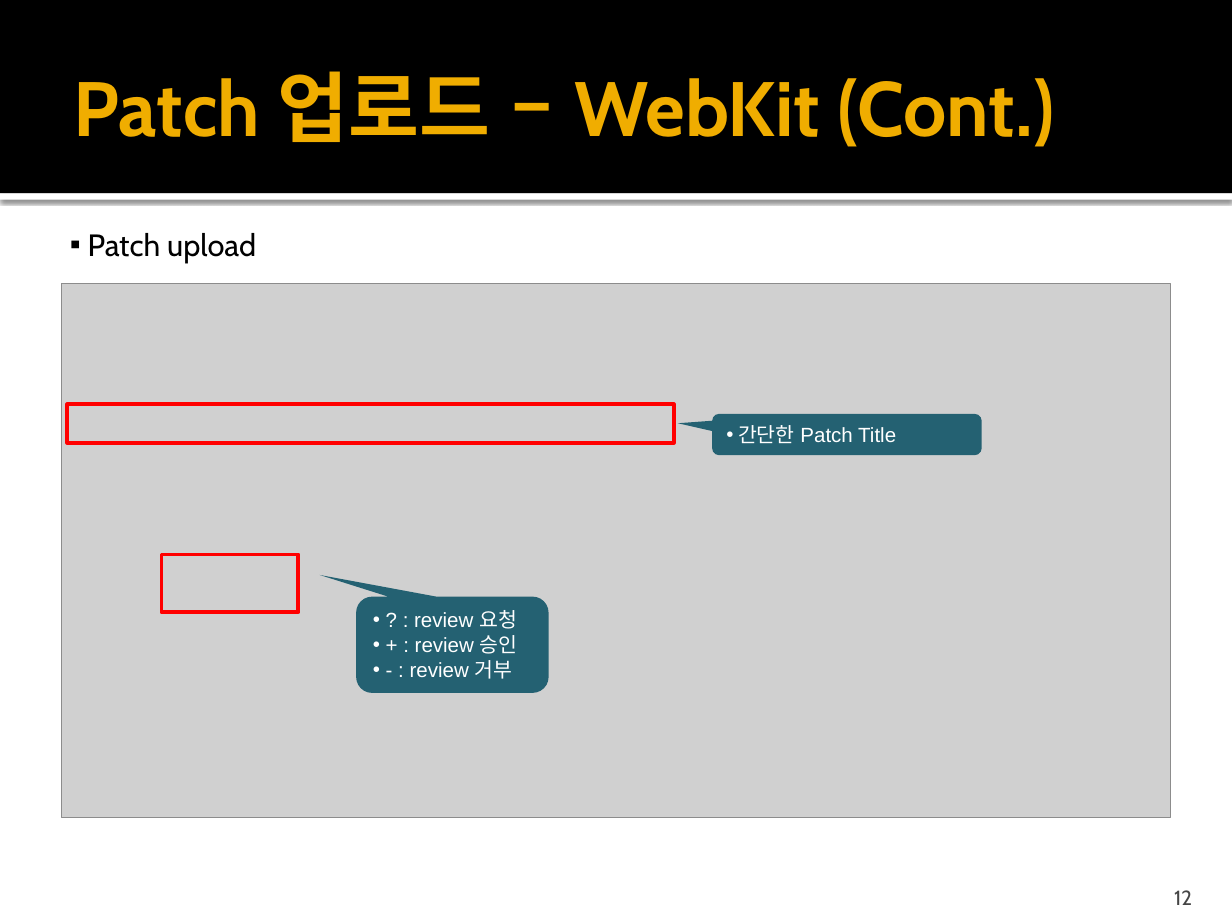
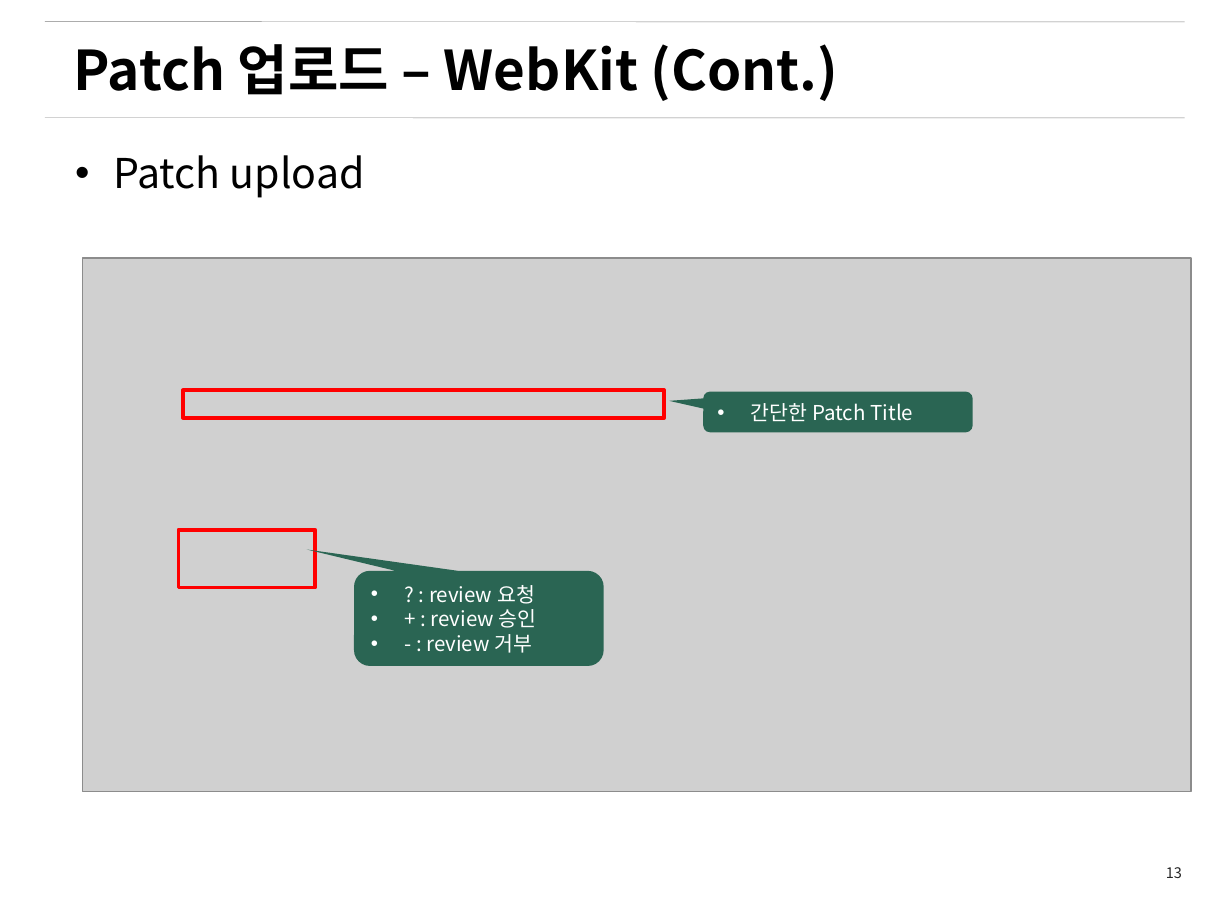
Before and after one commit to Gyuyoung/document, a slide deck: slide 13 of WebKitChromiumContributionProcess.pptx (slide 12 before the commit). Drawn at 1232x924 pixels with LibreOffice and Linux fonts; fonts in the diff are those of the drawing; grey boxes stand for pictures; background and template pictures are left out. Boxes give left, top, right and bottom in pixels: in the first picture for what was removed or moved away, otherwise in the second. Text is boxed around its words. In the diff, an @@ line names an element or a change of style, - is before the commit and + after.

```diff
--- a/WebKitChromiumContributionProcess.pptx
+++ b/WebKitChromiumContributionProcess.pptx
@@ rectangle removed at (x1=0, y1=0, x2=1232, y2=193) @@
@@ line added from (44, 22) to (1185, 22), #808080 0.26 pt @@
@@ text "Patch 업로드 – WebKit (Cont.)" at (x1=74, y1=44, x2=838, y2=101): size 45 to 32 pt, font Cabin to Noto Sans CJK KR, text colour #F0AD00 to #000000 @@
@@ line added from (44, 118) to (1185, 118), #808080 0.26 pt @@
@@ text "Patch upload" moved from (x1=88, y1=233, x2=256, y2=263) to (x1=113, y1=155, x2=365, y2=198) @@
@@ text "Patch upload" at (x1=113, y1=155, x2=365, y2=198): size 18 to 24 pt, font Cabin to Noto Sans CJK KR; bullet ▪ to • @@
@@ rectangle removed at (x1=0, y1=193, x2=1232, y2=200) @@
@@ picture moved from (x1=62, y1=283, x2=1170, y2=817) to (x1=83, y1=257, x2=1191, y2=791) @@
@@ rectangle at (x1=184, y1=391, x2=665, y2=418): outline #FF0000 2.25 pt to #FF0000 2.24 pt @@
@@ rectangle resized from (x1=68, y1=404, x2=674, y2=442) to (x1=184, y1=391, x2=665, y2=418) @@
@@ rounded speech box "간단한 Patch Title" moved from (x1=712, y1=414, x2=982, y2=456) to (x1=703, y1=392, x2=973, y2=432) @@
@@ rounded speech box "간단한 Patch Title" at (x1=703, y1=392, x2=973, y2=432): font Arial to Noto Sans CJK KR; fill #246172 to #2A6553 @@
@@ rectangle moved from (x1=161, y1=554, x2=298, y2=612) to (x1=179, y1=530, x2=315, y2=588) @@
@@ rectangle at (x1=179, y1=530, x2=315, y2=588): outline #FF0000 2.25 pt to #FF0000 2.24 pt @@
@@ rounded speech box "? : review 요청" at (x1=354, y1=570, x2=604, y2=665): font Arial to Noto Sans CJK KR; fill #246172 to #2A6553 @@
@@ rounded speech box "? : review 요청" resized from (x1=356, y1=596, x2=548, y2=692) to (x1=354, y1=570, x2=604, y2=665) @@
@@ page number added at (x1=1166, y1=867, x2=1182, y2=878), 8.5 pt, text #262626 @@
+13
@@ page number removed at (x1=1174, y1=890, x2=1192, y2=905) @@
-12
```
Also in this commit, not shown: 18 other slides changed, 6 slides added, 1 slide removed.
